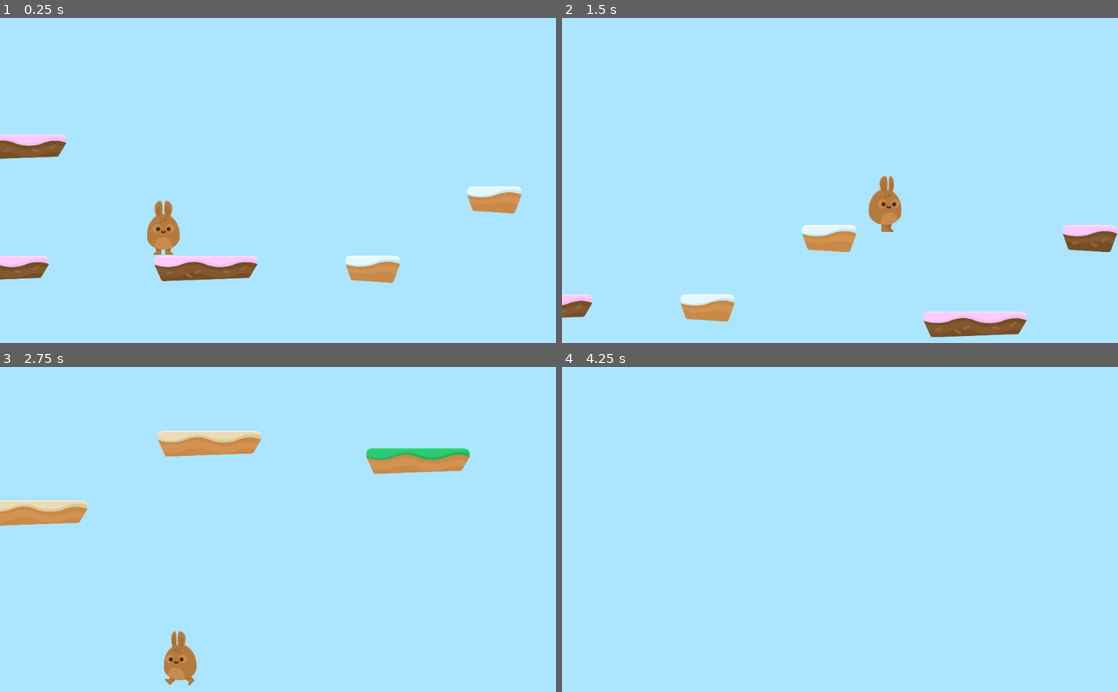
Above: before the commit, frames 1-4 (two rows, left to right).
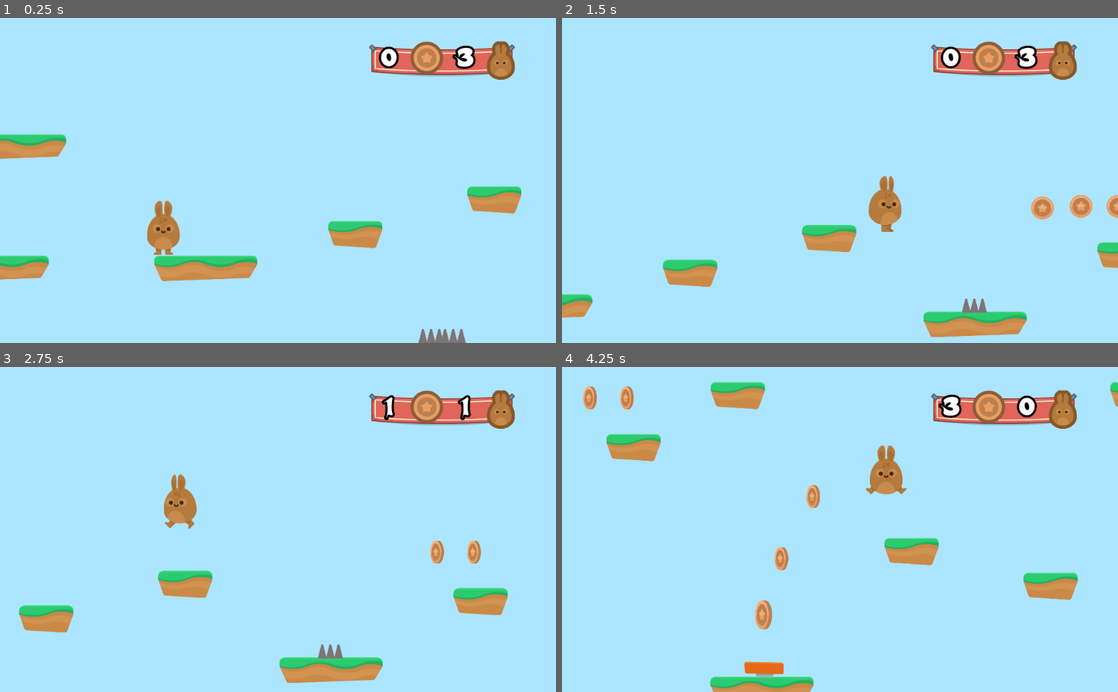
Above: after the commit, the same moments.

Repository: kidoncio/HoppyDays
Game: Godot game, scene res://Scenes/Levels/Level1.tscn
The game is run twice, just before and just after one commit, with the same random seed, the same clock (stepped at 60 frames per second) and the same inputs.
Inputs:
- Up to frame 1 (0.25 s): no input
- Up to frame 2 (1.5 s): hold D (right) from 0.53 s (still down); tap W (jump) at 0.77 s
- Up to frame 3 (2.75 s): tap W (jump) at 1.52 s; release D (right) at 2.03 s; hold A (left) from 2.03 s (still down)
- Up to frame 4 (4.25 s): release A (left) at 2.78 s; hold D (right) from 2.78 s (still down); tap W (jump) at 3.02, 3.77 s

The runs differ from the first frame. In frame 1, 7.1% of the frame differs, in the area x 0-94%, y 7-100%; in frame 2, 7.4%; in frame 3, 11%, in the area x 0-93%, y 7-99%; in frame 4, 8.0%.

Commit message:
Add Coins e Spikemans ao Level1

Diff:
--- a/Scenes/Levels/Level1.tscn
+++ b/Scenes/Levels/Level1.tscn
@@ -1,14 +1,112 @@
-[gd_scene load_steps=3 format=2]
+[gd_scene load_steps=10 format=2]
 
-[ext_resource path="res://Player/Player.tscn" type="PackedScene" id=1]
-[ext_resource path="res://Scenes/Levels/Tileset.tres" type="TileSet" id=2]
+[ext_resource path="res://Scenes/Levels/GameState.gd" type="Script" id=1]
+[ext_resource path="res://GUI/GUI.tscn" type="PackedScene" id=2]
+[ext_resource path="res://Player/Player.tscn" type="PackedScene" id=3]
+[ext_resource path="res://Scenes/Levels/Tileset.tres" type="TileSet" id=4]
+[ext_resource path="res://Items/JumpPad.tscn" type="PackedScene" id=5]
+[ext_resource path="res://Hazards/SpikeTop.tscn" type="PackedScene" id=6]
+[ext_resource path="res://Items/Coin.tscn" type="PackedScene" id=7]
+[ext_resource path="res://Enemies/Spikeman.tscn" type="PackedScene" id=8]
+[ext_resource path="res://SFX/Summer_Park.ogg" type="AudioStream" id=9]
 
 [node name="Level1" type="Node2D"]
+script = ExtResource( 1 )
 
-[node name="Player" parent="." instance=ExtResource( 1 )]
+[node name="GUI" parent="." instance=ExtResource( 2 )]
+
+[node name="Player" parent="." instance=ExtResource( 3 )]
 
 [node name="TileMap" type="TileMap" parent="."]
-tile_set = ExtResource( 2 )
+tile_set = ExtResource( 4 )
 collision_layer = 2
 format = 1
-tile_data = PoolIntArray( 48, 1, 0, 131142, 1, 0, 262140, 0, 0, 393241, 7, 0, 393256, 1, 0, 458830, 1, 0, 524341, 0, 0, 524352, 1, 0, 524375, 7, 0, 720891, 0, 0, 655367, 0, 0, 655378, 7, 0, 720928, 0, 0, 786530, 7, 0, 983131, 7, 0, 1179657, 2, 0, 1179731, 7, 0, 1376304, 2, 0, 1441817, 4, 0, 1441865, 6, 0, 1507365, 2, 0, 1507389, 2, 0, 1703951, 4, 0 )
+tile_data = PoolIntArray( 262140, 2, 0, 262192, 3, 0, 262215, 3, 0, 393241, 3, 0, 458794, 3, 0, 458830, 3, 0, 524305, 3, 0, 524375, 3, 0, 720891, 2, 0, 655367, 2, 0, 720928, 2, 0, 852026, 3, 0, 852065, 3, 0, 983062, 3, 0, 983106, 3, 0, 1048666, 3, 0, 1179657, 2, 0, 1179731, 3, 0, 1376304, 2, 0, 1441818, 2, 0, 1441865, 2, 0, 1507365, 2, 0, 1638416, 2, 0 )
+
+[node name="JumpPads" type="Node" parent="."]
+editor/display_folded = true
+
+[node name="JumpPad" parent="JumpPads" instance=ExtResource( 5 )]
+position = Vector2( 1854.21, 1376.82 )
+
+[node name="JumpPad2" parent="JumpPads" instance=ExtResource( 5 )]
+position = Vector2( 3269.24, 1317.36 )
+
+[node name="Hazards" type="Node" parent="."]
+editor/display_folded = true
+
+[node name="SpikeTop" parent="Hazards" instance=ExtResource( 6 )]
+position = Vector2( 2235.57, 681.375 )
+
+[node name="SpikeTop2" parent="Hazards" instance=ExtResource( 6 )]
+position = Vector2( 1077.9, 1575.44 )
+
+[node name="SpikeTop3" parent="Hazards" instance=ExtResource( 6 )]
+position = Vector2( 1170.9, 1575.44 )
+
+[node name="SpikeTop4" parent="Hazards" instance=ExtResource( 6 )]
+position = Vector2( 1262.9, 1575.44 )
+
+[node name="SpikeTop5" parent="Hazards" instance=ExtResource( 6 )]
+position = Vector2( 1345.57, 1575.44 )
+
+[node name="SpikeTop6" parent="Hazards" instance=ExtResource( 6 )]
+position = Vector2( 2429.35, 1446.83 )
+
+[node name="SpikeTop7" parent="Hazards" instance=ExtResource( 6 )]
+position = Vector2( 2520.23, 1446.83 )
+
+[node name="SpikeTop8" parent="Hazards" instance=ExtResource( 6 )]
+position = Vector2( 2606.83, 1446.83 )
+
+[node name="SpikeTop9" parent="Hazards" instance=ExtResource( 6 )]
+position = Vector2( 2688.28, 1446.83 )
+
+[node name="SpikeTop10" parent="Hazards" instance=ExtResource( 6 )]
+position = Vector2( 1468.09, 936.509 )
+
+[node name="SpikeTop11" parent="Hazards" instance=ExtResource( 6 )]
+position = Vector2( 1549.54, 936.509 )
+
+[node name="Coins" type="Node" parent="."]
+editor/display_folded = true
+
+[node name="Coin" parent="Coins" instance=ExtResource( 7 )]
+position = Vector2( 1909.37, 1018.6 )
+
+[node name="Coin2" parent="Coins" instance=ExtResource( 7 )]
+position = Vector2( 3451.25, 679.065 )
+
+[node name="Coin3" parent="Coins" instance=ExtResource( 7 )]
+position = Vector2( 4869.3, 1150.42 )
+
+[node name="Coin4" parent="Coins" instance=ExtResource( 7 )]
+position = Vector2( 5456.49, 199.725 )
+
+[node name="Coin5" parent="Coins" instance=ExtResource( 7 )]
+position = Vector2( 4637.62, 103.857 )
+
+[node name="Coin6" parent="Coins" instance=ExtResource( 7 )]
+position = Vector2( 2486.56, 320.733 )
+
+[node name="Coin7" parent="Coins" instance=ExtResource( 7 )]
+position = Vector2( 2628.74, 314.552 )
+
+[node name="Coin8" parent="Coins" instance=ExtResource( 7 )]
+position = Vector2( 2764.74, 314.552 )
+
+[node name="Coin9" parent="Coins" instance=ExtResource( 7 )]
+position = Vector2( 3333.46, 907.998 )
+
+[node name="Coin10" parent="Coins" instance=ExtResource( 7 )]
+position = Vector2( 3268.03, 1115.61 )
+
+[node name="Enemies" type="Node" parent="."]
+
+[node name="Spikeman" parent="Enemies" instance=ExtResource( 8 )]
+position = Vector2( 4837.09, 1327.47 )
+
+[node name="BGM" type="AudioStreamPlayer" parent="."]
+stream = ExtResource( 9 )
+volume_db = -5.0
+autoplay = true
